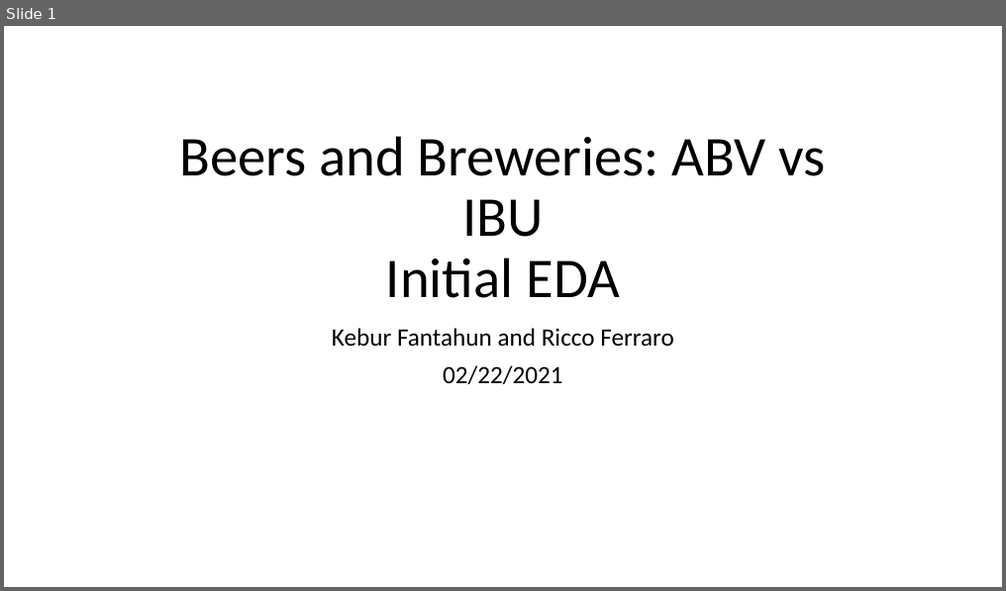
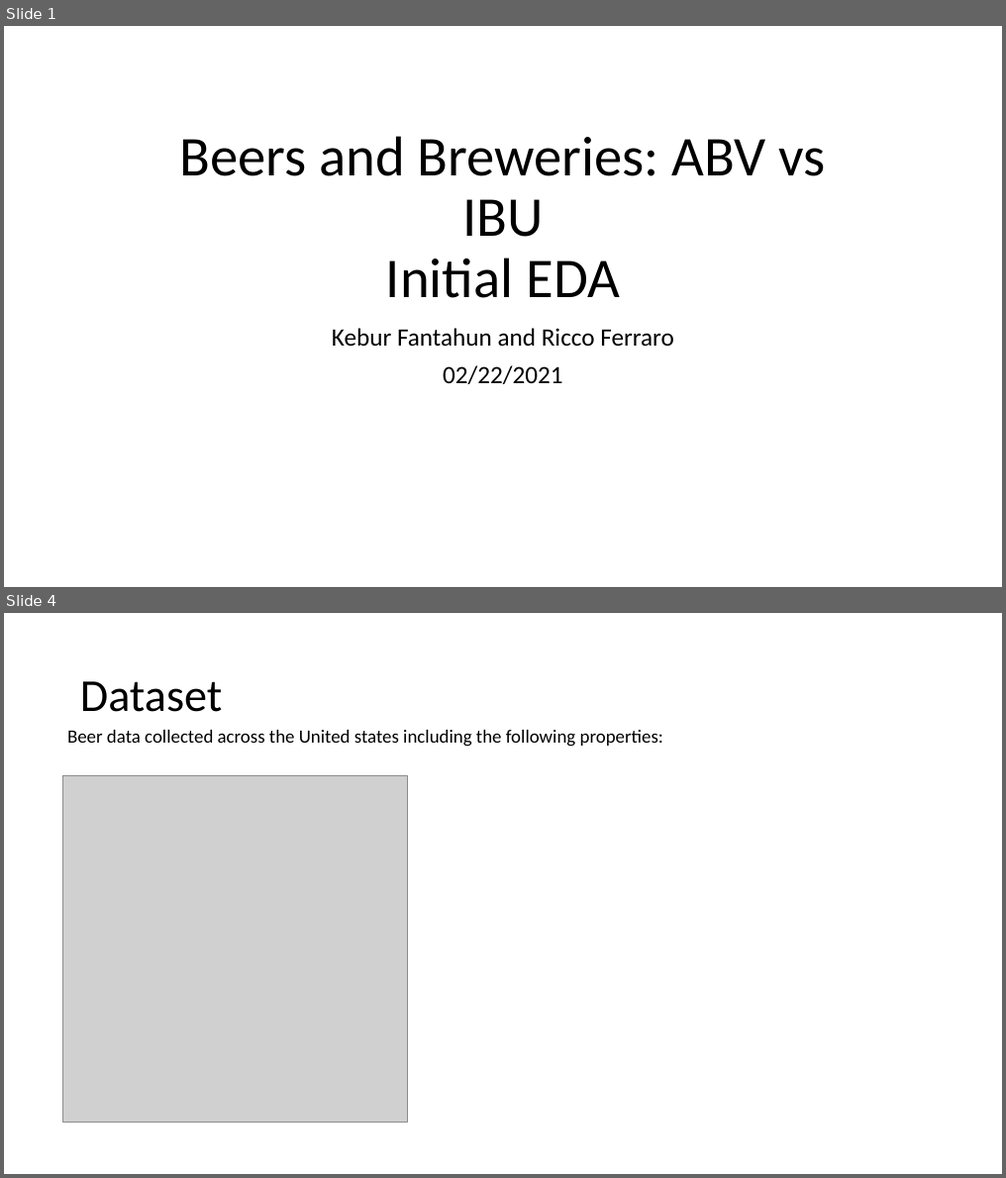
Before and after one commit to RiccoFerraro/dds_case_study_1, a slide deck: Beers_and_Breweries.pptx. Shown one above the other, each under a label of ours: slide 1 before the commit, slides 1 and 4 after it; the slides between them are not shown. The pictures are 1006x591 and 1006x1178 pixels, drawn with LibreOffice and Linux fonts; fonts in the diff are those of the drawing; grey boxes stand for pictures. Boxes give left, top, right and bottom in pixels: in the first picture for what was removed or moved away, otherwise in the second. Text is boxed around its words. In the diff, an @@ line names an element or a change of style, - is before the commit and + after.

```diff
--- a/Beers_and_Breweries.pptx
+++ b/Beers_and_Breweries.pptx
@@ slide 4 added at [4,613,1002,1174], background #FFFFFF @@
@@ title added at [80,681,222,712], 44 pt, text #000000 @@
+Dataset
@@ text added at [67,730,663,747], 18 pt, text #000000 @@
+Beer data collected across the United states including the following properties:
@@ picture added at [63,775,408,1122] @@
```
Also in this commit, not shown: 6 slides changed, 12 other slides added, 2 slides removed, 3 other files.
